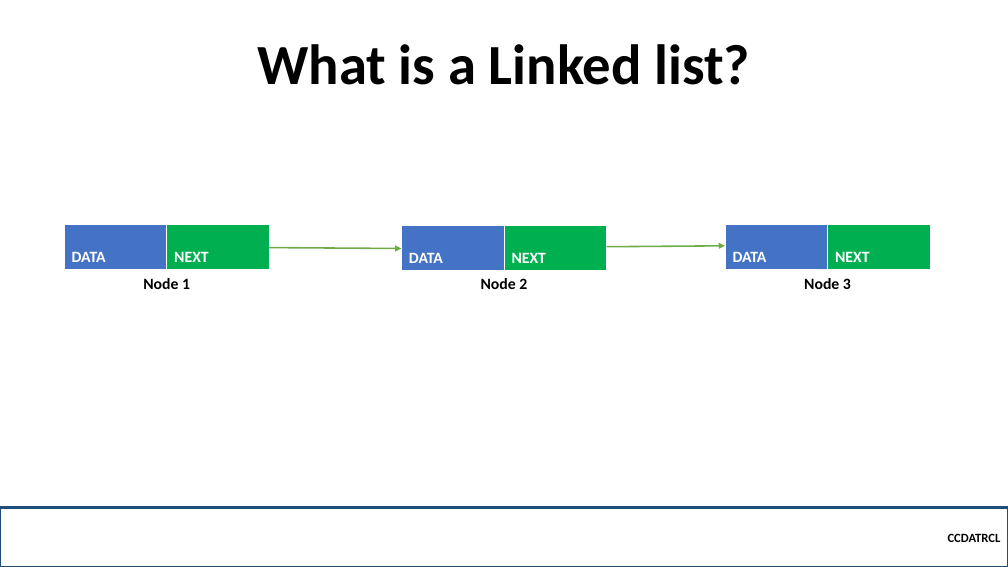
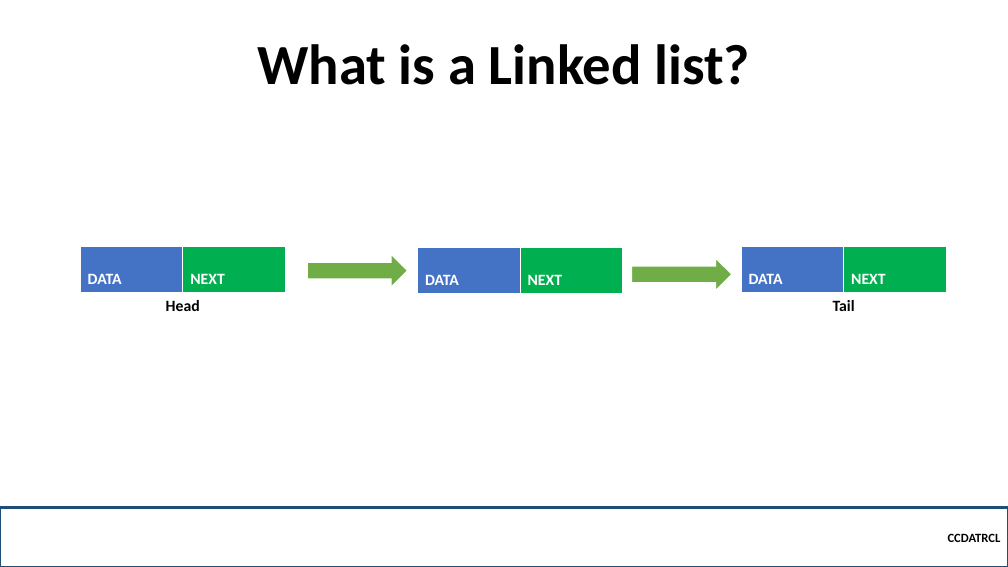
Before and after one commit to robitussin/CCDATRCL, a slide deck: slide 5 of 2 - Linked List/Linkedlist.pptx. Drawn at 1008x567 pixels with LibreOffice and Linux fonts; fonts in the diff are those of the drawing; background and template pictures are left out. Boxes give left, top, right and bottom in pixels: in the first picture for what was removed or moved away, otherwise in the second. Text is boxed around its words. In the diff, an @@ line names an element or a change of style, - is before the commit and + after.

```diff
--- a/2 - Linked List/Linkedlist.pptx
+++ b/2 - Linked List/Linkedlist.pptx
@@ table at bbox=[80, 247, 286, 337] @@
-row 2, column 1: Node 1
+row 2, column 1: Head
@@ arrow removed from (269, 247) to (402, 249) @@
@@ right arrow added at bbox=[307, 254, 408, 288], fill #70AD47, outline #FFFFFF 1.5 pt @@
@@ table at bbox=[417, 248, 623, 337] @@
-row 2, column 1: Node 2
+row 2, column 1: 
@@ arrow removed from (606, 247) to (725, 246) @@
@@ right arrow added at bbox=[631, 257, 732, 291], fill #70AD47, outline #FFFFFF 1.5 pt @@
@@ 3 tables: place and size @@
-3 tables at bbox=[64, 224, 931, 315]
+3 tables at bbox=[80, 247, 947, 337]
@@ table at bbox=[741, 247, 947, 337] @@
-row 2, column 1: Node 3
+row 2, column 1: Tail
```
Also in this commit, not shown: 6 other slides changed.
